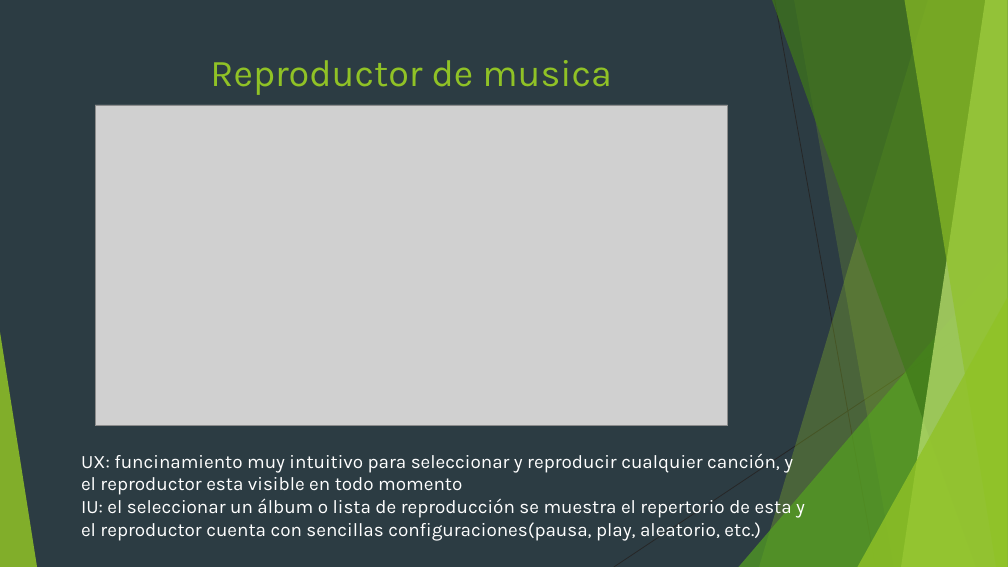
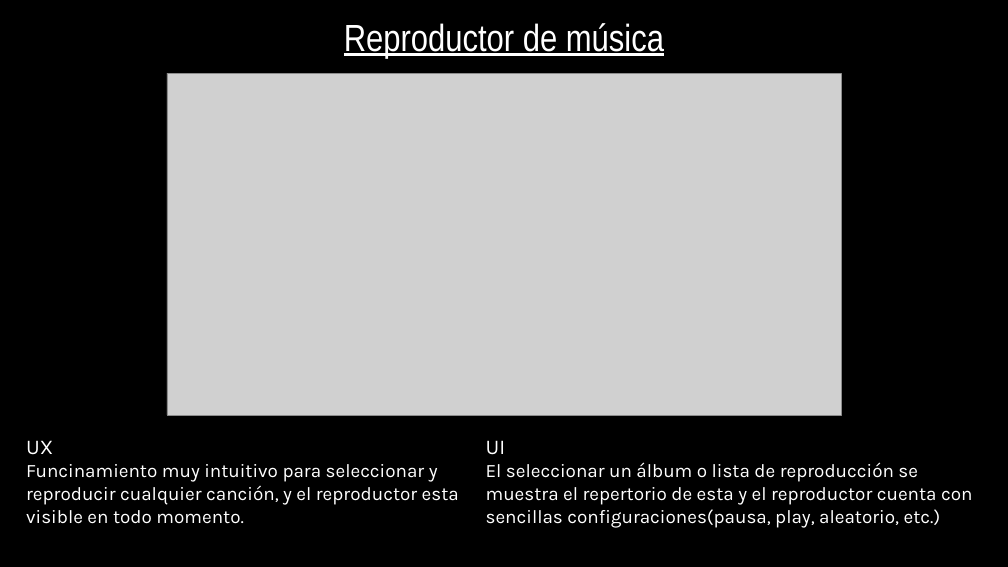
Before and after one commit to kiikedls/losjuanes, a slide deck: slide 6 of tarea/Spotify.pptx. Drawn at 1008x567 pixels with LibreOffice and Linux fonts; fonts in the diff are those of the drawing; grey boxes stand for pictures; background and template pictures are left out. Boxes give left, top, right and bottom in pixels: in the first picture for what was removed or moved away, otherwise in the second. Text is boxed around its words. In the diff, an @@ line names an element or a change of style, - is before the commit and + after.

```diff
--- a/tarea/Spotify.pptx
+++ b/tarea/Spotify.pptx
@@ background #2C3C43 to picture (left out) @@
@@ title at (344, 23, 664, 59): text changed; font Karla to Arial Narrow; text colour #90C226 to #FFFFFF @@
-Reproductor de musica
+Reproductor de música
@@ picture: place and size @@
-picture at (95, 105, 728, 426)
+picture at (167, 73, 842, 415)
@@ group removed at (0, 0, 1008, 567): 5 freeform shapes, 3 triangles, 2 lines @@
@@ text at (26, 440, 459, 524): text changed @@
-UX: funcinamiento muy intuitivo para seleccionar y reproducir cualquier canción, y el reproductor esta visible en todo momento
-IU: el seleccionar un álbum o lista de reproducción se muestra el repertorio de esta y el reproductor cuenta con sencillas configuraciones(pausa, play, aleatorio, etc.)
+UX
+Funcinamiento muy intuitivo para seleccionar y reproducir cualquier canción, y el reproductor esta visible en todo momento.
@@ text added at (486, 440, 972, 528), 18 pt, text #FFFFFF @@
+UI
+El seleccionar un álbum o lista de reproducción se muestra el repertorio de esta y el reproductor cuenta con sencillas configuraciones(pausa, play, aleatorio, etc.)
```
Also in this commit, not shown: 6 other slides changed.
